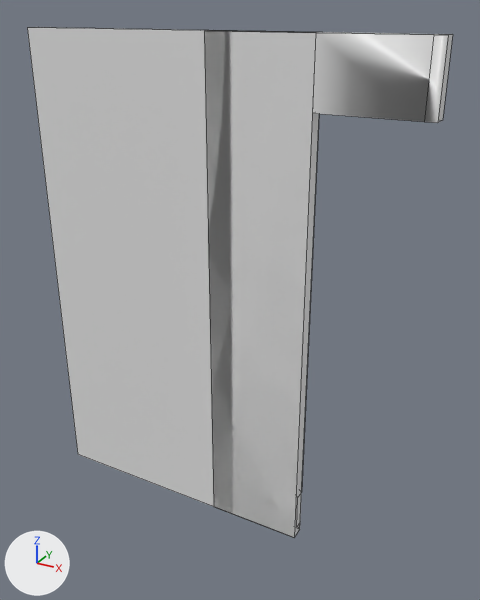
What one commit did to the FBX model Assets/MarbleRace/Models/CasePrototype.fbx.
Camera for both pictures: a 50 mm camera at (1.07, -2.6, 2.59) aimed at (-0.39, 0.05, 1.26). The lights are fixed; the arrows at lower left show +X, +Y and +Z. Mesh edges are drawn as thin lines. Where no turn or scale is listed for an object, it has been applied to the vertices.

The first picture shows 'MarbleCourse', 'MarbleElevator', 'MarbleStart'.
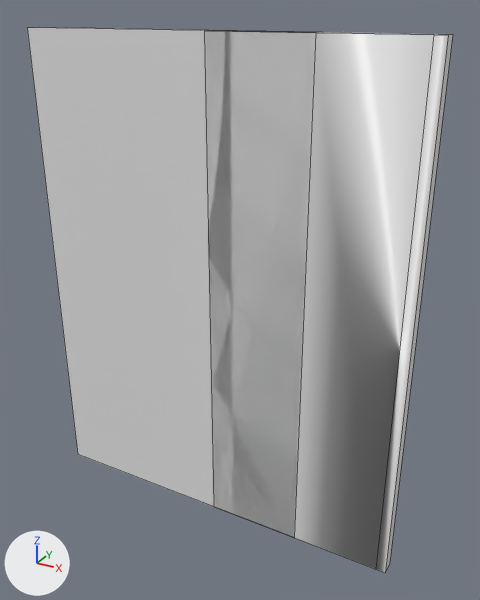
Commit message: Extended spawn case downward

What the commit changed:
me_cube_003 has 20 vertices, 16 faces and spans x 0.0..0.5, y -0.05..0.023, z 2.2..2.5.
me_cube_003 is used by ob_marblestart; location (0.0, 0.0, 0.0).
Before the commit, vertices of me_cube_003: 6 (0.0, 0.023, 2.2), 7 (0.0, -0.05, 2.2) at pixel (312, 113), 14 (0.45, 0.023, 2.2), 15 (0.45, -0.05, 2.2) at pixel (424, 121), 18 (0.5, 0.023, 2.2) at pixel (442, 120).
Before the commit, vertices of me_cube_003: 19 (0.5, -0.05, 2.2) at pixel (437, 122).
Part 1, on me_cube_003:
Vertices 6, 7, 14, 15, 18, 19 of me_cube_003 move by (0.0, 0.0, -2.2).

Where the change shows, as pixel boxes (x1, y1, x2, y2) in the pictures (480 x 600 px; the box of a moved part takes in the faces that stretch with it):
'MarbleStart', reshaped (13% wider, 489% taller): before (312, 32, 453, 123); after (294, 32, 453, 573)
part 1 of me_cube_003, moved or reshaped: before (312, 34, 443, 123); after (294, 34, 443, 573)
'MarbleElevator', unchanged, uncovered by the edit: before (204, 30, 318, 536); after (204, 30, 318, 537)
